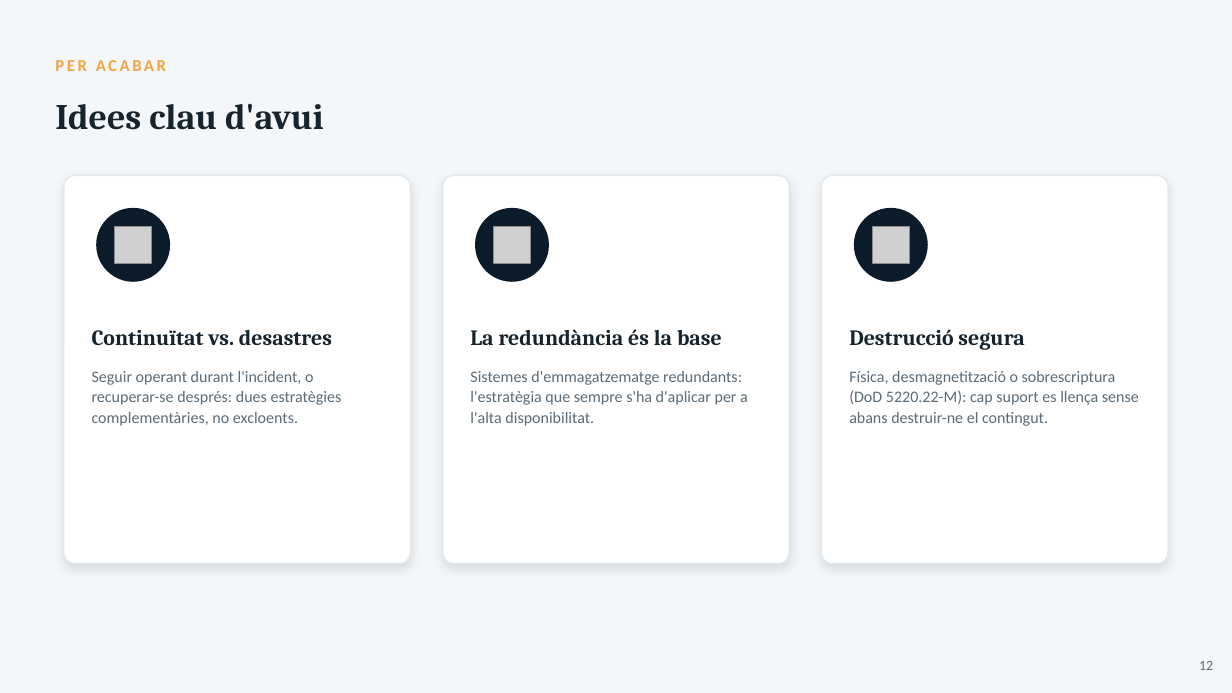
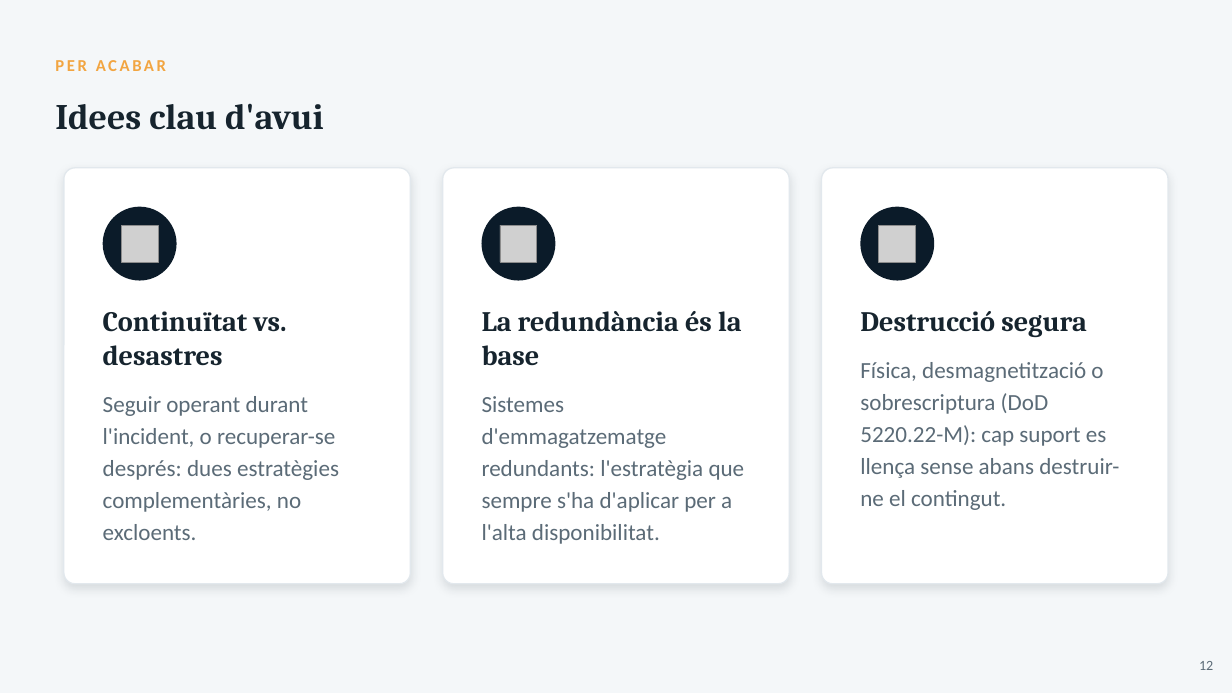
Before and after one commit to joansanchezescudero/SMX_0226_Seguretat_Informatica, a slide deck: slide 12 of RA2 - Emmagatzematge i copies de seguretat/AA1 - Protegint les dades/RA2_AA1_Protegint_les_dades.pptx. Drawn at 1232x693 pixels with LibreOffice and Linux fonts; fonts in the diff are those of the drawing; grey boxes stand for pictures. Boxes give left, top, right and bottom in pixels: in the first picture for what was removed or moved away, otherwise in the second. Text is boxed around its words. In the diff, an @@ line names an element or a change of style, - is before the commit and + after.

```diff
--- a/RA2 - Emmagatzematge i copies de seguretat/AA1 - Protegint les dades/RA2_AA1_Protegint_les_dades.pptx
+++ b/RA2 - Emmagatzematge i copies de seguretat/AA1 - Protegint les dades/RA2_AA1_Protegint_les_dades.pptx
@@ rounded rectangle: place and size @@
-rounded rectangle at <box>64,176,410,564</box>
+rounded rectangle at <box>64,168,410,584</box>
@@ rounded rectangle: place and size @@
-rounded rectangle at <box>443,176,789,564</box>
+rounded rectangle at <box>443,168,789,584</box>
@@ rounded rectangle: place and size @@
-rounded rectangle at <box>822,176,1168,564</box>
+rounded rectangle at <box>822,168,1168,584</box>
@@ 3 pictures, 3 ellipses: place and size @@
-3 pictures, 3 ellipses at <box>96,208,928,282</box>
+3 pictures, 3 ellipses at <box>103,207,934,281</box>
@@ text "Continuïtat vs. desastres": place and size @@
-text "Continuïtat vs. desastres" at <box>92,330,332,346</box>
+text "Continuïtat vs. desastres" at <box>103,311,286,366</box>
@@ text "La redundància és la base": place and size @@
-text "La redundància és la base" at <box>470,329,722,345</box>
+text "La redundància és la base" at <box>482,311,742,366</box>
@@ size 17 to 22 pt in 3 elements at <box>103,311,286,366</box>, <box>482,311,742,366</box>, <box>860,311,1087,337</box> @@
@@ text "Destrucció segura": place and size @@
-text "Destrucció segura" at <box>849,329,1024,350</box>
+text "Destrucció segura" at <box>860,311,1087,337</box>
@@ size 12.5 to 18 pt; line spacing 16pt to 24.9pt in 3 elements at <box>103,396,339,540</box>, <box>482,396,745,544</box>, <box>860,362,1119,510</box> @@
@@ text "Física, desmagnetització o sobrescriptura (DoD ...": place and size @@
-text "Física, desmagnetització o sobrescriptura (DoD ..." at <box>849,371,1139,426</box>
+text "Física, desmagnetització o sobrescriptura (DoD ..." at <box>860,362,1119,510</box>
@@ text "Seguir operant durant l'incident, o ...": place and size @@
-text "Seguir operant durant l'incident, o ..." at <box>92,371,342,426</box>
+text "Seguir operant durant l'incident, o ..." at <box>103,396,339,540</box>
@@ text "Sistemes d'emmagatzematge redundants: l'estratègia que ...": place and size @@
-text "Sistemes d'emmagatzematge redundants: l'estratègia que ..." at <box>470,371,748,426</box>
+text "Sistemes d'emmagatzematge redundants: l'estratègia que ..." at <box>482,396,745,544</box>
```
Also in this commit, not shown: 12 other slides changed, 1 other file.
